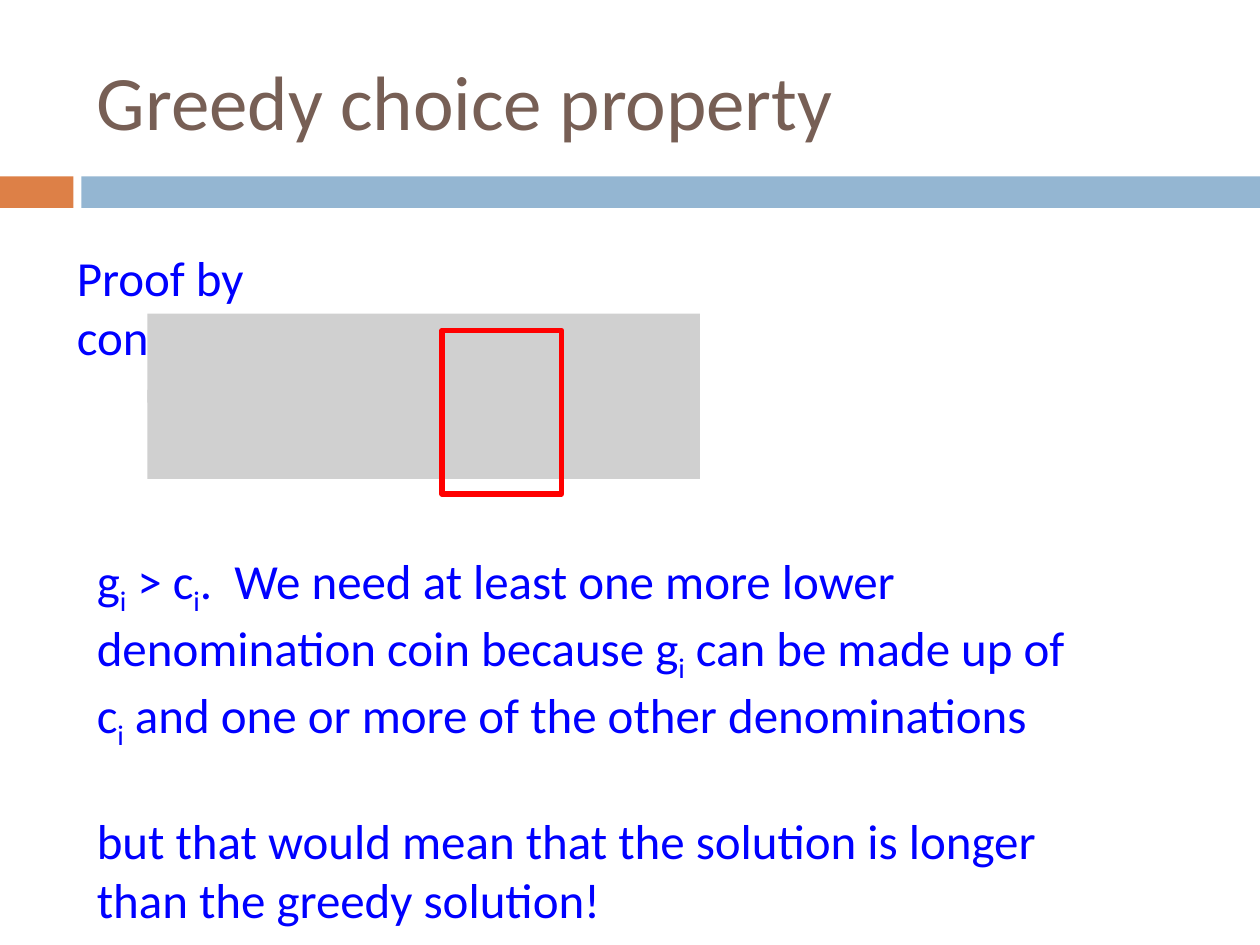
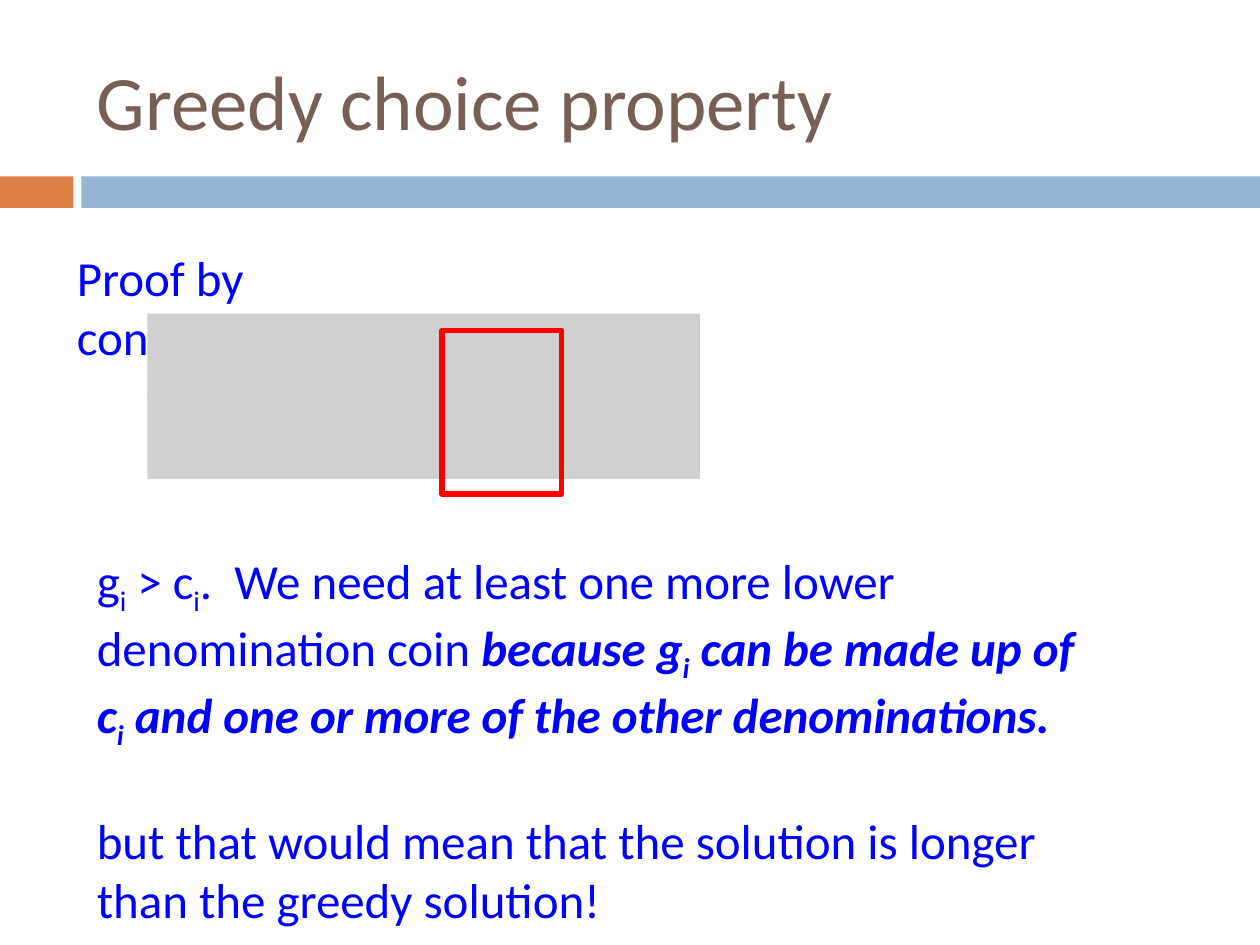
Before and after one commit to Collins-kariuk/Algorithms, a slide deck: slide 24 of Lectures/Lecture 14_Greedy Algorithms.pptx. Drawn at 1260x945 pixels with LibreOffice and Linux fonts; fonts in the diff are those of the drawing; grey boxes stand for pictures. Boxes give left, top, right and bottom in pixels: in the first picture for what was removed or moved away, otherwise in the second. Text is boxed around its words. In the diff, an @@ line names an element or a change of style, - is before the commit and + after.

Commit message:
Review Lecture 14_Greedy Algorithms

```diff
--- a/Lectures/Lecture 14_Greedy Algorithms.pptx
+++ b/Lectures/Lecture 14_Greedy Algorithms.pptx
@@ text at [97, 565, 1074, 739]: text changed; bold on; italic on @@
-gi > ci. We need at least one more lower denomination coin because gi can be made up of ci and one or more of the other denominations
+gi > ci. We need at least one more lower denomination coin because gi can be made up of ci and one or more of the other denominations.
```
Also in this commit, not shown: 13 other slides changed.
